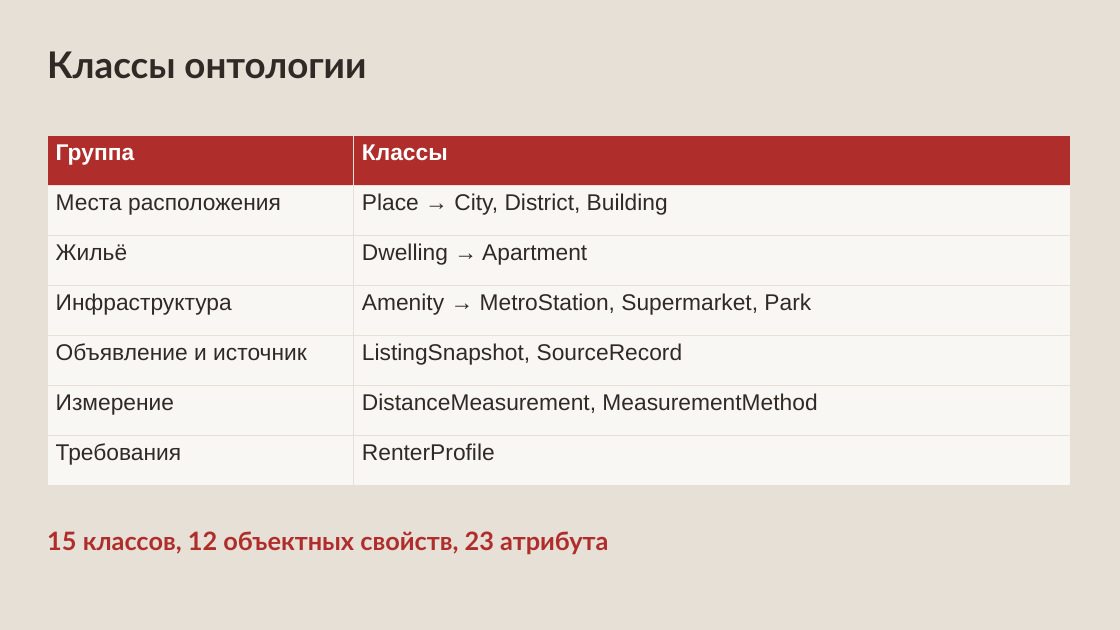
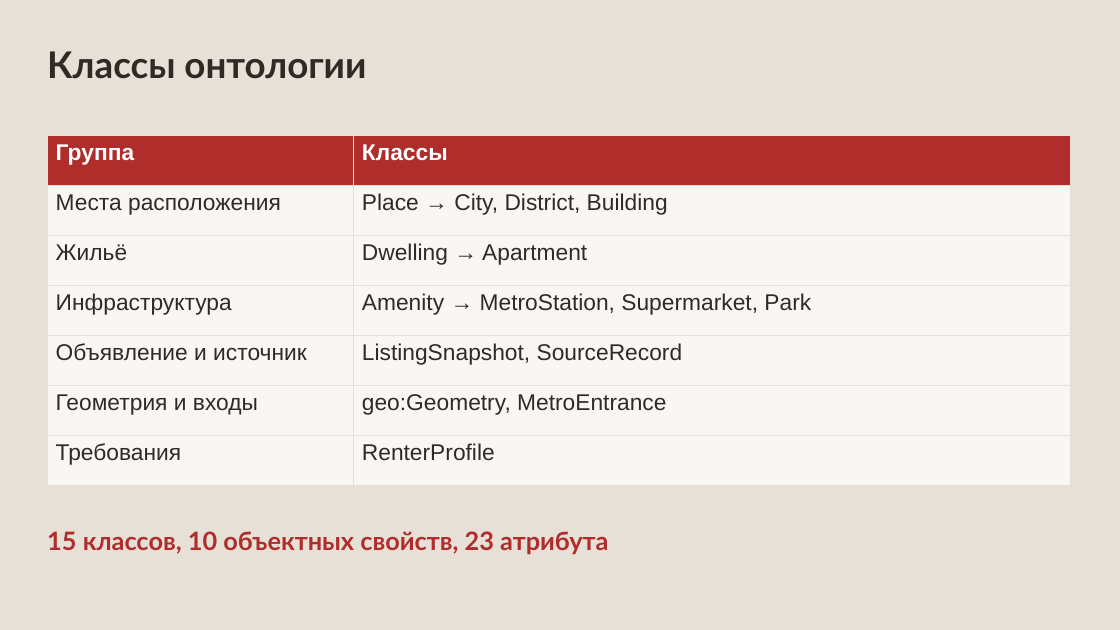
Before and after one commit to Megadeth2006/Knowledge_graphs, a slide deck: slide 9 of rental_kg_materials/1Stage.pptx. Drawn at 1120x630 pixels with LibreOffice and Linux fonts; fonts in the diff are those of the drawing. Boxes give left, top, right and bottom in pixels: in the first picture for what was removed or moved away, otherwise in the second. Text is boxed around its words. In the diff, an @@ line names an element or a change of style, - is before the commit and + after.

```diff
--- a/rental_kg_materials/1Stage.pptx
+++ b/rental_kg_materials/1Stage.pptx
@@ table at bbox=[47, 135, 1071, 486] @@
-row 6, column 1: Измерение
+row 6, column 1: Геометрия и входы
-row 6, column 2: DistanceMeasurement, MeasurementMethod
+row 6, column 2: geo:Geometry, MetroEntrance
@@ text at bbox=[47, 531, 608, 554]: text changed @@
-15 классов, 12 объектных свойств, 23 атрибута
+15 классов, 10 объектных свойств, 23 атрибута
```
Also in this commit, not shown: 7 other slides changed, 1 slide added, 1 slide removed, 48 other files.
